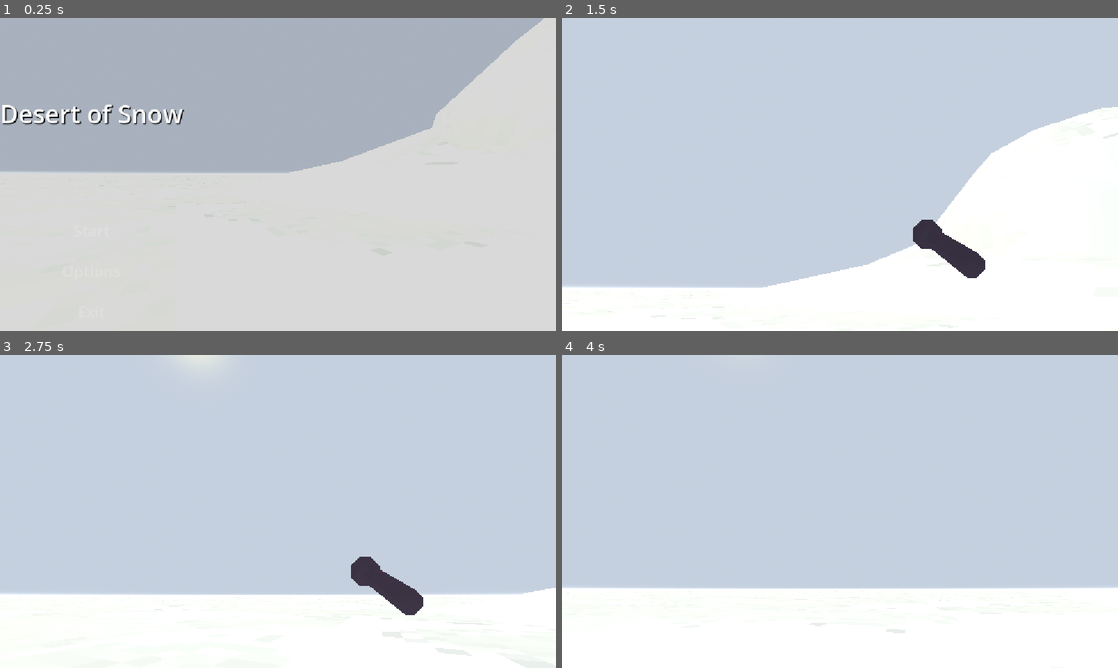
Above: before the commit, frames 1-4 (two rows, left to right).
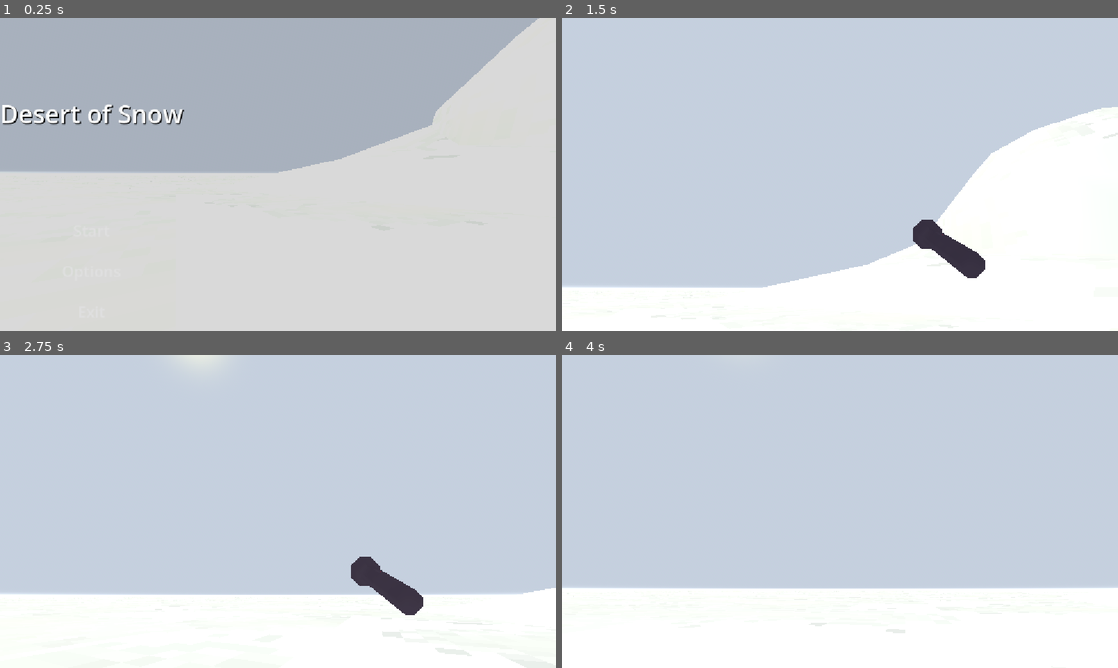
Above: after the commit, the same moments.

Repository: mortadelan/desert-of-snow
Game: Godot game, scene res://scenes/world.tscn
Two runs of this game, one before a commit and one after it. Both use one fixed random seed, a clock stepped at 60 frames per second and the inputs below.
Inputs (mouse positions are in pixels of both pictures, inside the frame that each line leads up to):
- Up to frame 1 (0.25 s): no input
- Up to frame 2 (1.5 s): click "Start" at 0.5 s; tap Enter at 1.25 s; move the mouse to (962, 158) at 1.27 s; hold D (move_right) from 1.28 s (still down); hold G (pull_out_flashlight) from 1.28 s (still down)
- Up to frame 3 (2.75 s): move the mouse to (250, 511) at 2.02 s; release D (move_right) at 2.03 s; release G (pull_out_flashlight) at 2.03 s; hold W (move_forward) from 2.03 s (still down); tap Shift (run) at 2.1 s
- Up to frame 4 (4 s): keep holding W (move_forward); move the mouse to (851, 505) at 2.77 s; hold F (switch_flashlight) 2.78-3.53 s; move the mouse to (834, 517) at 3.52 s; tap G (pull_out_flashlight) at 3.6 s

The runs differ from the first frame. In frame 1, 0.5% of the frame differs, in the area x 50-98%, y 0-50%; in frame 2, less than 0.1%; in frame 3, less than 0.1%; in frame 4, less than 0.1%.

Commit message:
footsteps added!  little AudioStreamPlayer3D and a timer to set the correct interval between steps.  currently only on snow

Diff:
--- a/scenes/flashligght.tscn
+++ b/art/flashlight/flashligght.tres
@@ -1,21 +1,19 @@
-[gd_scene format=4 uid="uid://c2rmoqmqevqb7"]
+[gd_resource type="ArrayMesh" format=4 uid="uid://bmhqj0qudtptc"]
 
-[ext_resource type="PackedScene" uid="uid://bq708iris5o0l" path="res://art/flashligght.gltf" id="1_nu77n"]
-[ext_resource type="Script" uid="uid://kigffdgjjwq7" path="res://scripts/flashligght.gd" id="2_lv3ve"]
-[ext_resource type="Texture2D" uid="uid://cnnqdesmtlu8f" path="res://art/flashligght.png" id="3_p8w3o"]
-[ext_resource type="Texture2D" uid="uid://drn3feu7xncst" path="res://art/metallic.png" id="4_a3k6b"]
+[ext_resource type="Texture2D" uid="uid://cnnqdesmtlu8f" path="res://art/flashlight/flashligght.png" id="1_hom2v"]
+[ext_resource type="Texture2D" uid="uid://drn3feu7xncst" path="res://art/flashlight/metallic.png" id="2_5v8fr"]
 
 [sub_resource type="StandardMaterial3D" id="StandardMaterial3D_a3k6b"]
 resource_name = "flashligght"
-albedo_texture = ExtResource("3_p8w3o")
+albedo_texture = ExtResource("1_hom2v")
 metallic = 0.7
 metallic_specular = 0.58
-metallic_texture = ExtResource("4_a3k6b")
+metallic_texture = ExtResource("2_5v8fr")
 metallic_texture_channel = 4
 texture_filter = 0
 metadata/_gltf_primary_texture_coord = 0
 
-[sub_resource type="ArrayMesh" id="ArrayMesh_5p4qa"]
+[sub_resource type="ArrayMesh" id="ArrayMesh_xyhfl"]
 _surfaces = [{
 "aabb": AABB(-2.5, -1, -1.25, 6, 2.5, 2.5),
 "format": 34359742465,
@@ -29,7 +27,7 @@
 }]
 blend_shape_mode = 0
 
-[sub_resource type="ArrayMesh" id="ArrayMesh_lfnmq"]
+[resource]
 resource_name = "flashligght_mesh"
 _surfaces = [{
 "aabb": AABB(-2.5, -1, -1.25, 6, 2.5, 2.5),
@@ -45,18 +43,4 @@
 "vertex_data": PackedByteArray("AAAgwAAAAL8AAIC+AAAgwAAAAAAAAEC/AAAgwAAAAD8AAEC/AAAgwAAAAL8AAIC+AAAgwAAAAD8AAEC/AAAgwAA …(5867 unchanged characters)…
 }]
 blend_shape_mode = 0
-shadow_mesh = SubResource("ArrayMesh_5p4qa")
-
-[node name="flashligght" unique_id=893484318 instance=ExtResource("1_nu77n")]
-script = ExtResource("2_lv3ve")
-
-[node name="Mesh" parent="." index="0" unique_id=1479574390]
-mesh = SubResource("ArrayMesh_lfnmq")
-
-[node name="SpotLight3D" type="SpotLight3D" parent="." index="1" unique_id=339253576]
-transform = Transform3D(-4.371139e-08, 0, -1, 0, 1, 0, 1, 0, -4.371139e-08, 3.076088, 0, 0)
-light_energy = 9.28
-light_size = 20.0
-light_bake_mode = 0
-spot_range = 68.04194
-spot_angle = 17.81811
+shadow_mesh = SubResource("ArrayMesh_xyhfl")
--- a/art/snow.tres
+++ b/art/snow/snow.tres
@@ -1,8 +1,8 @@
 [gd_resource type="StandardMaterial3D" format=3 uid="uid://c6ax7r2ecybgl"]
 
-[ext_resource type="Texture2D" uid="uid://cvmhtnr6kgua2" path="res://art/snow.png" id="1_7ydvl"]
-[ext_resource type="Texture2D" uid="uid://1iyd2ho8renk" path="res://art/snow_fried.png" id="2_ri3op"]
-[ext_resource type="Texture2D" uid="uid://drn6ljcr060jb" path="res://art/snow_dark.png" id="3_g08g7"]
+[ext_resource type="Texture2D" uid="uid://cvmhtnr6kgua2" path="res://art/snow/snow.png" id="1_7ydvl"]
+[ext_resource type="Texture2D" uid="uid://1iyd2ho8renk" path="res://art/snow/snow_fried.png" id="2_ri3op"]
+[ext_resource type="Texture2D" uid="uid://drn6ljcr060jb" path="res://art/snow/snow_dark.png" id="3_g08g7"]
 
 [resource]
 shading_mode = 2
--- a/art/snow_floor.tres
+++ b/art/snow/snow_floor.tres
@@ -1,8 +1,8 @@
 [gd_resource type="StandardMaterial3D" format=3 uid="uid://bglno1ijy8m78"]
 
-[ext_resource type="Texture2D" uid="uid://cvmhtnr6kgua2" path="res://art/snow.png" id="1_0lkh5"]
-[ext_resource type="Texture2D" uid="uid://1iyd2ho8renk" path="res://art/snow_fried.png" id="2_kf24b"]
-[ext_resource type="Texture2D" uid="uid://drn6ljcr060jb" path="res://art/snow_dark.png" id="3_26kxf"]
+[ext_resource type="Texture2D" uid="uid://cvmhtnr6kgua2" path="res://art/snow/snow.png" id="1_0lkh5"]
+[ext_resource type="Texture2D" uid="uid://1iyd2ho8renk" path="res://art/snow/snow_fried.png" id="2_kf24b"]
+[ext_resource type="Texture2D" uid="uid://drn6ljcr060jb" path="res://art/snow/snow_dark.png" id="3_26kxf"]
 
 [resource]
 shading_mode = 2
--- a/scenes/dome_csg.tscn
+++ b/scenes/dome_csg.tscn
@@ -1,6 +1,6 @@
 [gd_scene format=3 uid="uid://crjgdh2s13hfn"]
 
-[ext_resource type="Material" uid="uid://c6ax7r2ecybgl" path="res://art/snow.tres" id="1_ackni"]
+[ext_resource type="Material" uid="uid://c6ax7r2ecybgl" path="res://art/snow/snow.tres" id="1_ackni"]
 
 [node name="CSGCombiner3D" type="CSGCombiner3D" unique_id=1587259399]
 
--- a/scenes/outside.tscn
+++ b/scenes/outside.tscn
@@ -1,8 +1,8 @@
 [gd_scene format=4 uid="uid://8p2rggqksepc"]
 
-[ext_resource type="Material" uid="uid://bglno1ijy8m78" path="res://art/snow_floor.tres" id="1_8lkp2"]
+[ext_resource type="Material" uid="uid://bglno1ijy8m78" path="res://art/snow/snow_floor.tres" id="1_8lkp2"]
 [ext_resource type="Script" uid="uid://csu3vkb1axxq6" path="res://scripts/snow.gd" id="2_udpx5"]
-[ext_resource type="Material" uid="uid://c6ax7r2ecybgl" path="res://art/snow.tres" id="3_7r1kg"]
+[ext_resource type="Material" uid="uid://c6ax7r2ecybgl" path="res://art/snow/snow.tres" id="3_7r1kg"]
 
 [sub_resource type="ProceduralSkyMaterial" id="ProceduralSkyMaterial_0wfyh"]
 sky_top_color = Color(0.77319354, 0.8152873, 0.8717406, 1)
--- a/scenes/player.tscn
+++ /dev/null
@@ -1,20 +0,0 @@
-[gd_scene format=3 uid="uid://bbttf4aa310n6"]
-
-[ext_resource type="Script" uid="uid://bw1hxle5qxt2c" path="res://scripts/player.gd" id="1_g2els"]
-[ext_resource type="Script" uid="uid://5d8ejsnhpneh" path="res://scripts/camera.gd" id="2_qhqgy"]
-[ext_resource type="PackedScene" uid="uid://c2rmoqmqevqb7" path="res://scenes/flashligght.tscn" id="3_qhqgy"]
-
-[sub_resource type="CapsuleShape3D" id="CapsuleShape3D_3prw8"]
-
-[node name="player" type="CharacterBody3D" unique_id=575907329]
-script = ExtResource("1_g2els")
-
-[node name="CollisionShape3D" type="CollisionShape3D" parent="." unique_id=1237547270]
-shape = SubResource("CapsuleShape3D_3prw8")
-
-[node name="Camera3D" type="Camera3D" parent="." unique_id=585950912]
-transform = Transform3D(1, 0, 0, 0, 1, 0, 0, 0, 1, 0, 0.6, 0)
-script = ExtResource("2_qhqgy")
-
-[node name="flashligght" parent="Camera3D" unique_id=893484318 instance=ExtResource("3_qhqgy")]
-transform = Transform3D(-2.1855695e-09, 0, 0.05, 0, 0.05, 0, -0.05, 0, -2.1855695e-09, 0.37980086, -0.27349806, -0.7115238)
--- /dev/null
+++ b/scenes/player/flashligght.tscn
@@ -0,0 +1,19 @@
+[gd_scene format=3 uid="uid://c2rmoqmqevqb7"]
+
+[ext_resource type="PackedScene" uid="uid://bq708iris5o0l" path="res://art/flashlight/flashligght.gltf" id="1_878qb"]
+[ext_resource type="Script" uid="uid://kigffdgjjwq7" path="res://scripts/player/flashligght.gd" id="2_7mmcv"]
+[ext_resource type="ArrayMesh" uid="uid://bmhqj0qudtptc" path="res://art/flashlight/flashligght.tres" id="3_ayh84"]
+
+[node name="flashligght" unique_id=893484318 instance=ExtResource("1_878qb")]
+script = ExtResource("2_7mmcv")
+
+[node name="Mesh" parent="." index="0" unique_id=1668237539]
+mesh = ExtResource("3_ayh84")
+
+[node name="SpotLight3D" type="SpotLight3D" parent="." index="1" unique_id=339253576]
+transform = Transform3D(-4.371139e-08, 0, -1, 0, 1, 0, 1, 0, -4.371139e-08, 3.076088, 0, 0)
+light_energy = 9.28
+light_size = 20.0
+light_bake_mode = 0
+spot_range = 68.04194
+spot_angle = 17.81811
--- /dev/null
+++ b/scenes/player/player.tscn
@@ -0,0 +1,39 @@
+[gd_scene format=3 uid="uid://bbttf4aa310n6"]
+
+[ext_resource type="Script" uid="uid://bw1hxle5qxt2c" path="res://scripts/player/player.gd" id="1_g2els"]
+[ext_resource type="AudioStream" uid="uid://dh0cqli3e7brh" path="res://art/player/blah.ogg" id="2_p47bc"]
+[ext_resource type="Script" uid="uid://5d8ejsnhpneh" path="res://scripts/player/camera.gd" id="2_qhqgy"]
+[ext_resource type="AudioStream" uid="uid://c0ss51kds36kb" path="res://art/player/blah2.ogg" id="3_75vfm"]
+[ext_resource type="PackedScene" uid="uid://c2rmoqmqevqb7" path="res://scenes/player/flashligght.tscn" id="3_qhqgy"]
+
+[sub_resource type="AudioStreamRandomizer" id="AudioStreamRandomizer_3prw8"]
+random_pitch = 1.1892071
+random_volume_offset_db = 3.0
+streams_count = 2
+stream_0/stream = ExtResource("2_p47bc")
+stream_1/stream = ExtResource("3_75vfm")
+
+[sub_resource type="CapsuleShape3D" id="CapsuleShape3D_3prw8"]
+
+[node name="player" type="CharacterBody3D" unique_id=575907329]
+script = ExtResource("1_g2els")
+
+[node name="AudioStreamPlayer3D" type="AudioStreamPlayer3D" parent="." unique_id=826894561]
+stream = SubResource("AudioStreamRandomizer_3prw8")
+volume_db = -45.0
+max_distance = 2000.37
+
+[node name="CollisionShape3D" type="CollisionShape3D" parent="." unique_id=1237547270]
+shape = SubResource("CapsuleShape3D_3prw8")
+
+[node name="Camera3D" type="Camera3D" parent="." unique_id=585950912]
+transform = Transform3D(1, 0, 0, 0, 1, 0, 0, 0, 1, 0, 0.6, 0)
+script = ExtResource("2_qhqgy")
+
+[node name="flashligght" parent="Camera3D" unique_id=893484318 instance=ExtResource("3_qhqgy")]
+transform = Transform3D(-2.1855695e-09, 0, 0.05, 0, 0.05, 0, -0.05, 0, -2.1855695e-09, 0.37980086, -0.27349806, -0.7115238)
+
+[node name="FootstepTimer" type="Timer" parent="." unique_id=226036363]
+process_callback = 0
+wait_time = 0.3
+one_shot = true
--- a/scenes/world.tscn
+++ b/scenes/world.tscn
@@ -1,7 +1,7 @@
 [gd_scene format=3 uid="uid://uj4ad2dlwjvc"]
 
 [ext_resource type="PackedScene" uid="uid://8p2rggqksepc" path="res://scenes/outside.tscn" id="2_4wyf3"]
-[ext_resource type="PackedScene" uid="uid://bbttf4aa310n6" path="res://scenes/player.tscn" id="2_rwgxs"]
+[ext_resource type="PackedScene" uid="uid://bbttf4aa310n6" path="res://scenes/player/player.tscn" id="2_rwgxs"]
 [ext_resource type="PackedScene" uid="uid://da57dkarqbdah" path="res://scenes/hud.tscn" id="5_71j4m"]
 
 [node name="world" type="Node3D" unique_id=214504218]
@@ -9,7 +9,7 @@
 [node name="level" type="Node3D" parent="." unique_id=684321163]
 
 [node name="player" parent="level" unique_id=575907329 instance=ExtResource("2_rwgxs")]
-transform = Transform3D(1, 0, 0, 0, 1, 0, 0, 0, 1, 0, 3.16396, 0)
+transform = Transform3D(1, 0, 0, 0, 1, 0, 0, 0, 1, 0, 2, 0)
 
 [node name="outside" parent="level" unique_id=1936950172 instance=ExtResource("2_4wyf3")]
 
--- a/scripts/player.gd
+++ b/scripts/player/player.gd
@@ -6,7 +6,11 @@
 
 @onready var cam = $Camera3D
 @onready var flashlight = $Camera3D/flashligght
+@onready var audio : AudioStreamPlayer3D = $AudioStreamPlayer3D
+@onready var footstep_timer = $FootstepTimer
 @onready var hud = await Overlord.get_hud()
+
+const FOOTSTEP_INTERVAL = 0.4
 
 enum State { WALK, RUN, LOAD }
 var current_state = initial_state
@@ -18,13 +22,16 @@
 func _physics_process(_delta):
 	if menu_mode == false:
 		var input_direction = Input.get_vector("move_left", "move_right", "move_forward", "move_backward")
-		var direction = (cam.transform.basis * Vector3(input_direction.x, 0, input_direction.y)).normalized()
+		var direction = (cam.transform.basis * \
+		  Vector3(input_direction.x, 0, input_direction.y)).normalized()
 		if not self.is_on_floor():
 			velocity.y += -2.0
 		velocity.x = direction.x * walk_speed
 		velocity.z = direction.z * walk_speed
-		#	if velocity != Vector3.ZERO:
-		#		body.rotation.y = move_toward(body.rotation.y, (cam.rotation.y + TAU / 4), 0.1)
+		if abs(velocity.x) > 0.01 and abs(velocity.z) > 0.01:
+			if footstep_timer.is_stopped():
+				audio.play()
+				footstep_timer.start(FOOTSTEP_INTERVAL)
 		move_and_slide()
 
 func _unhandled_key_input(event):
--- a/scripts/snow.gd
+++ b/scripts/snow.gd
@@ -5,4 +5,5 @@
 func _physics_process(_delta):
 	if Vector2(position.x, position.z).distance_to( \
 	   Vector2(player.position.x, player.position.z)) >= 400:
-		position = position.move_toward(Vector3(player.position.x, 0, player.position.z), 100)
+		position = position.move_toward( \
+		  Vector3(player.position.x, 0, player.position.z), 100)
--- a/test.tscn
+++ b/test.tscn
@@ -1,6 +1,6 @@
 [gd_scene format=3 uid="uid://dsjfme3ennq5o"]
 
-[ext_resource type="PackedScene" uid="uid://bbttf4aa310n6" path="res://scenes/player.tscn" id="1_37kl0"]
+[ext_resource type="PackedScene" uid="uid://bbttf4aa310n6" path="res://scenes/player/player.tscn" id="1_37kl0"]
 
 [sub_resource type="WorldBoundaryShape3D" id="WorldBoundaryShape3D_3prw8"]
 
Not shown, removed: art/flashligght.txt
Binary file added: art/flashlight/flashligght.bin
Renamed: art/flashligght.gltf -> art/flashlight/flashligght.gltf
Not shown, changed: art/flashlight/flashligght.gltf.import
Renamed: art/flashligght.png -> art/flashlight/flashligght.png
Not shown, changed: art/flashlight/flashligght.png.import
Renamed: art/metallic.png -> art/flashlight/metallic.png
Not shown, changed: art/flashlight/metallic.png.import
Not shown, added: art/player/blah.ogg.import
Not shown, added: art/player/blah2.ogg.import
Not shown, added: art/player/blah3.ogg.import
Not shown, added: art/player/footstep_snow1.ogg.import
(and 22 more such lines)
